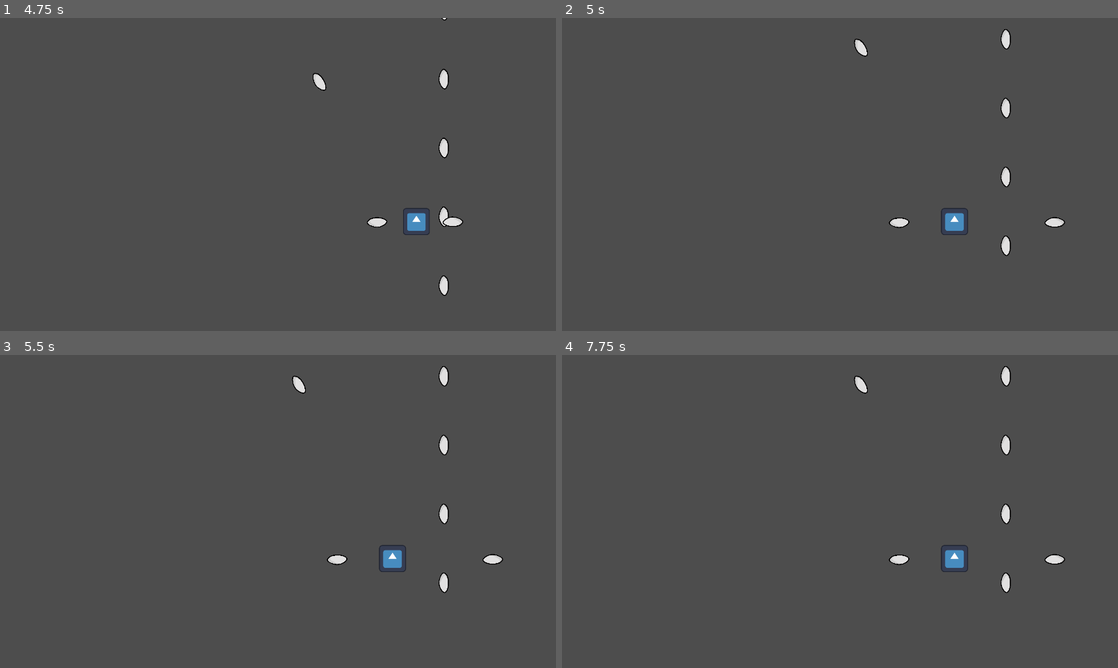
Above: before the commit, frames 1-4 (two rows, left to right).
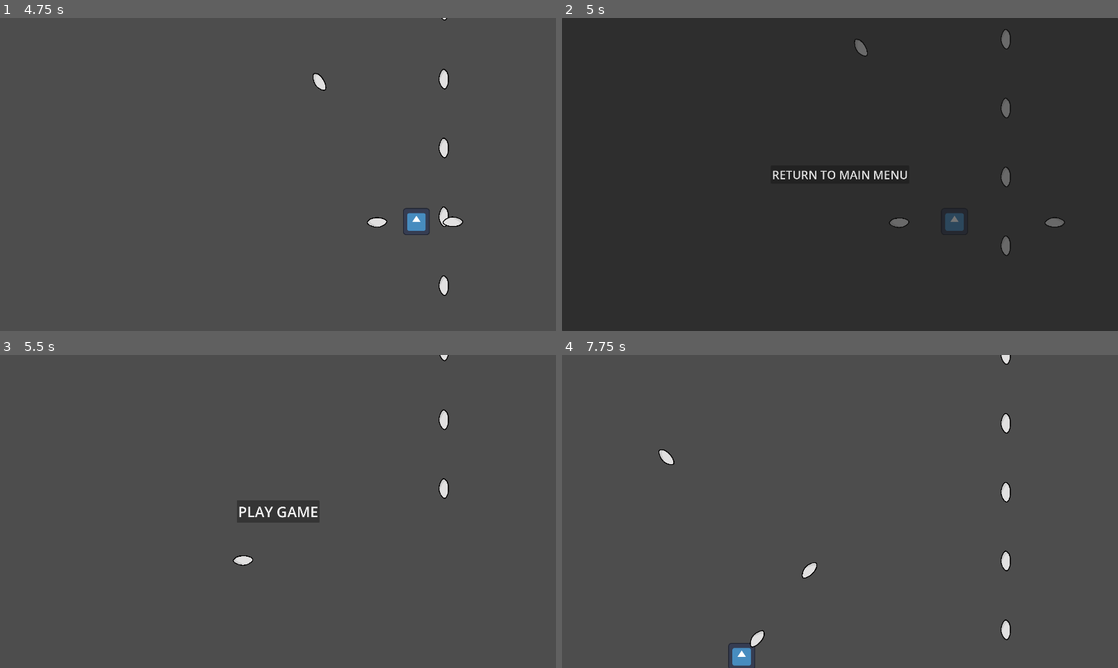
Above: after the commit, the same moments.

Repository: kaito002/bullet-hell-5
Game: Godot game, scene res://scenes/ui/main_menu.tscn
The game is run twice, just before and just after one commit, with the same random seed, the same clock (stepped at 60 frames per second) and the same inputs. The engine's default icon, where the game draws it, is replaced by a stand-in: a white triangle on a blue panel in a dark square.
Inputs (mouse positions are in pixels of both pictures, inside the frame that each line leads up to):
- Up to frame 1 (4.75 s): click "PLAY GAME" at 0.5 s; move the mouse to (400, 158) at 1.27 s; hold D (right) 1.28-2.03 s; hold Space (fire) 1.28-2.03 s; move the mouse to (166, 190) at 2.02 s; hold S (down) 2.03-2.78 s; tap Space (fire) at 2.1, 3.6 s; move the mouse to (333, 105) at 2.77 s; hold D (right) 2.78-3.53 s; hold Space (fire) 2.78-3.53 s; move the mouse to (250, 237) at 3.52 s; hold W (up) 3.53-4.28 s; move the mouse to (444, 221) at 4.27 s; hold A (left) from 4.28 s (still down); hold Space (fire) from 4.28 s (still down)
- Up to frame 2 (5 s): keep holding A (left); keep holding Space (fire); tap Escape (pause) at 4.9 s
- Up to frame 3 (5.5 s): release A (left) at 5 s; release Space (fire) at 5 s; click (278, 511) at 5 s, where only the run after the commit has a clickable "RETURN TO MAIN MENU"
- Up to frame 4 (7.75 s): click (840, 511) at 5.75 s, where only the run after the commit has a clickable "PLAY GAME"; move the mouse to (673, 464) at 6.52 s; hold A (left) 6.53-7.28 s; tap Space (fire) at 6.6 s; move the mouse to (867, 511) at 7.27 s; hold S (down) from 7.28 s (still down); hold Space (fire) from 7.28 s (still down)

Frame 1 is identical in both runs. In frame 2, 100% of the frame differs, in the area x 0-100%, y 0-100%; in frame 3, 1.4%; in frame 4, 1.8%.

Commit message:
added pause menu and return to main menu

Diff:
--- a/scenes/main.tscn
+++ b/scenes/levels/main.tscn
@@ -7,6 +7,7 @@
 [ext_resource type="Script" path="res://scripts/dead_zone.gd" id="5_oey0e"]
 [ext_resource type="Script" path="res://scenes/enemies/spawner.gd" id="6_ic8bt"]
 [ext_resource type="Script" path="res://scenes/ui.gd" id="7_wjp1r"]
+[ext_resource type="Script" path="res://scenes/ui/main_menu_button.gd" id="8_w4o0v"]
 
 [sub_resource type="WorldBoundaryShape2D" id="WorldBoundaryShape2D_u4h1g"]
 distance = -4.0
@@ -93,4 +94,39 @@
 process_mode = 3
 script = ExtResource("7_wjp1r")
 
+[node name="pause_menu" type="Control" parent="ui"]
+visible = false
+layout_mode = 3
+anchors_preset = 15
+anchor_right = 1.0
+anchor_bottom = 1.0
+grow_horizontal = 2
+grow_vertical = 2
+
+[node name="background" type="PanelContainer" parent="ui/pause_menu"]
+layout_mode = 1
+anchors_preset = 15
+anchor_right = 1.0
+anchor_bottom = 1.0
+grow_horizontal = 2
+grow_vertical = 2
+
+[node name="main_menu_button" type="Button" parent="ui/pause_menu"]
+layout_mode = 1
+anchors_preset = 8
+anchor_left = 0.5
+anchor_top = 0.5
+anchor_right = 0.5
+anchor_bottom = 0.5
+offset_left = -4.0
+offset_top = -4.0
+offset_right = 4.0
+offset_bottom = 4.0
+grow_horizontal = 2
+grow_vertical = 2
+theme_override_font_sizes/font_size = 40
+text = "RETURN TO MAIN MENU"
+script = ExtResource("8_w4o0v")
+
 [connection signal="area_entered" from="dead_zone" to="dead_zone" method="_on_area_entered"]
+[connection signal="pressed" from="ui/pause_menu/main_menu_button" to="ui/pause_menu/main_menu_button" method="_on_pressed"]
--- a/scenes/ui.gd
+++ b/scenes/ui.gd
@@ -1,6 +1,7 @@
 extends CanvasLayer
 
 var is_paused: bool = false
+@onready var pause_menu = $pause_menu
 
 func _process(_delta):
 	check_if_pause()
@@ -9,7 +10,13 @@
 	if Input.is_action_just_pressed("pause"):
 		if get_tree().paused:
 			get_tree().paused = false
-			print("unpaused")
+			deactivate_pause_ui()
 		else:
 			get_tree().paused = true
-			print("paused")
+			activate_pause_ui()
+
+func activate_pause_ui():
+	pause_menu.visible = true
+
+func deactivate_pause_ui():
+	pause_menu.visible = false
--- a/scenes/ui/main_menu.tscn
+++ b/scenes/ui/main_menu.tscn
@@ -1,7 +1,7 @@
 [gd_scene load_steps=3 format=3 uid="uid://dyoevvxykhoi"]
 
-[ext_resource type="Script" path="res://scenes/ui/Start Game Button.gd" id="1_c58hu"]
-[ext_resource type="PackedScene" uid="uid://cy8yxfuap688r" path="res://scenes/main.tscn" id="2_5ouoy"]
+[ext_resource type="Script" path="res://scenes/ui/start_game_button.gd" id="1_3h2kf"]
+[ext_resource type="PackedScene" uid="uid://cy8yxfuap688r" path="res://scenes/levels/main.tscn" id="2_ewvih"]
 
 [node name="MainMenu" type="CanvasLayer"]
 
@@ -21,11 +21,11 @@
 [node name="PanelContainer" type="PanelContainer" parent="VBoxContainer"]
 layout_mode = 2
 
-[node name="Start Game Button" type="Button" parent="VBoxContainer/PanelContainer"]
+[node name="start_game_button" type="Button" parent="VBoxContainer/PanelContainer"]
 layout_mode = 2
 theme_override_font_sizes/font_size = 50
 text = "PLAY GAME"
-script = ExtResource("1_c58hu")
-game_scene = ExtResource("2_5ouoy")
+script = ExtResource("1_3h2kf")
+game_scene = ExtResource("2_ewvih")
 
-[connection signal="pressed" from="VBoxContainer/PanelContainer/Start Game Button" to="VBoxContainer/PanelContainer/Start Game Button" method="_on_pressed"]
+[connection signal="pressed" from="VBoxContainer/PanelContainer/start_game_button" to="VBoxContainer/PanelContainer/start_game_button" method="_on_pressed"]
--- /dev/null
+++ b/scenes/ui/main_menu_button.gd
@@ -0,0 +1,6 @@
+extends Button
+
+
+func _on_pressed():
+	get_tree().paused = false
+	get_tree().change_scene_to_file("res://scenes/ui/main_menu.tscn")
Not shown: 1 places in scenes/levels/main.tscn that only renumber resources
Renamed: scenes/ui/Start Game Button.gd -> scenes/ui/start_game_button.gd
